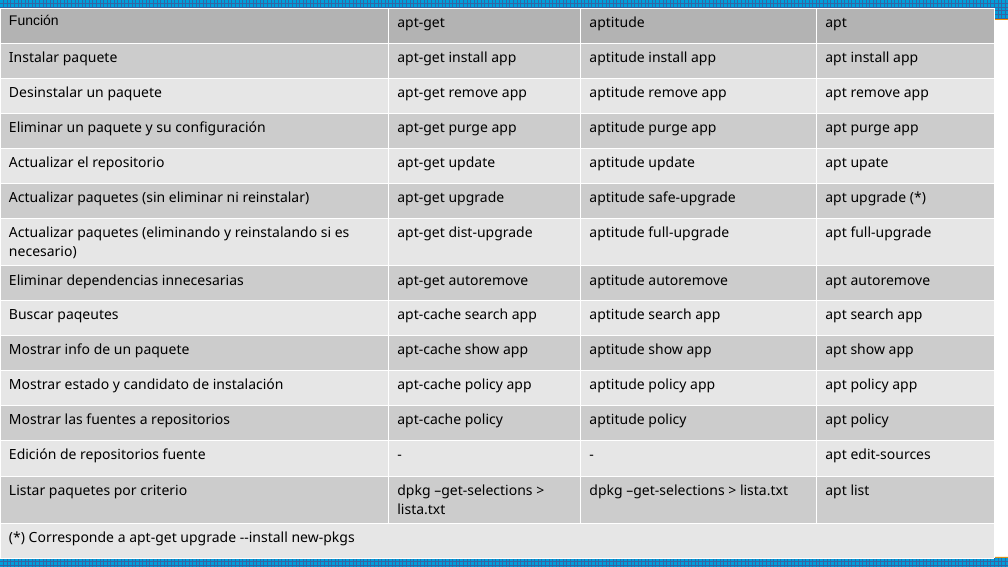
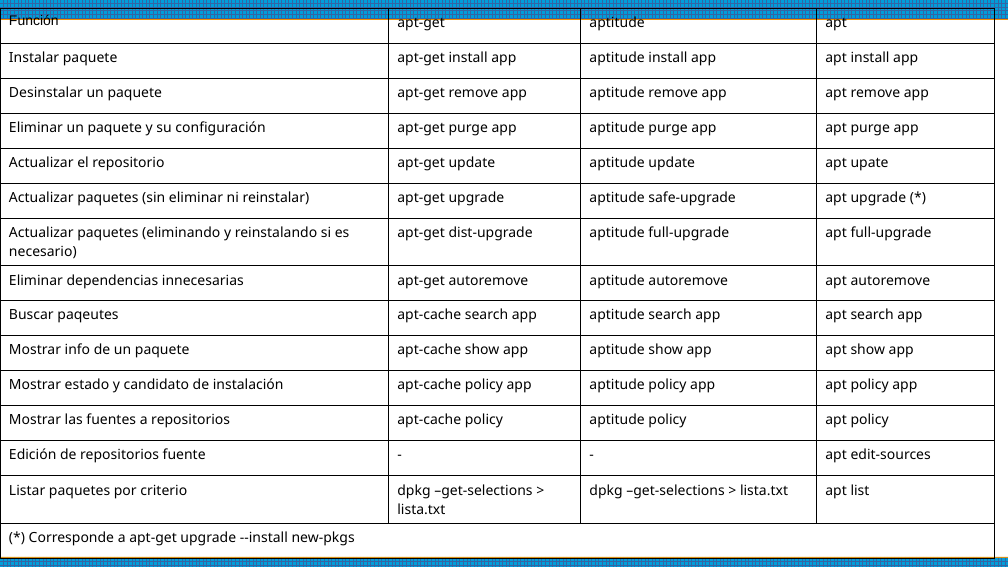
Before and after one commit to ErnestoAvedillo/42Barcelona, a slide deck: slide 6 of Born2beRoot/Comands to use.odp. Drawn at 1008x567 pixels with LibreOffice and Linux fonts; fonts in the diff are those of the drawing. Boxes give left, top, right and bottom in pixels: in the first picture for what was removed or moved away, otherwise in the second. Text is boxed around its words. In the diff, an @@ line names an element or a change of style, - is before the commit and + after.

```diff
--- a/Born2beRoot/Comands to use.odp
+++ b/Born2beRoot/Comands to use.odp
@@ table at <box>0,8,995,553</box> @@
@@ fill #B3B3B3 to none in row 1 @@
@@ fill #CCCCCC to none in 28 cells @@
@@ fill #E6E6E6 to none in 25 cells @@
@@ borders changed @@
```
Also in this commit, not shown: 5 other slides changed, 5 slides added, 1 other file.
